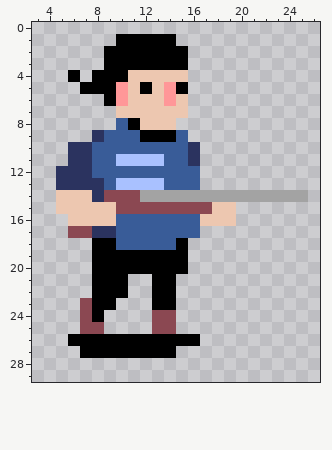
Pixel-art sprite, stored at game/src/asset/image/sentinel/sentinel1Idle1.png. The first picture shows the starting point.
The file is 32x32 pixels. Shown: x 3..26, y 0..29.
Now the later version:
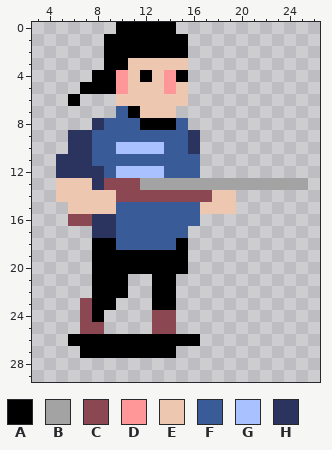
Palette (. is transparent): A #000000  B #a3a3a3  C #8b4852  D #ff9798  E #edc7b0  F #395c98  G #a9c1ff  H #2b335f
What changed:
The author put colour A in row 0 at x 10 to 14; in row 1 at x 9 and 15; in row 6 at x 6.
Colour E becomes colour A in row 4 at x 12 and 15; in row 7 at x 11; in row 8 at x 12 to 14.
The author put colour B in row 13 at x 17 to 25.
Colour F becomes colour B in row 13 at x 14 to 16.
Colour G becomes colour B in row 13 at x 12 to 13.
Colour B becomes colour C in row 14 at x 12 to 17.
Colour E becomes colour C in row 16 at x 6 to 7.
Colour F becomes colour C in row 13 at x 9.
Colour G becomes colour C in row 13 at x 10 to 11.
Colour A becomes colour D in row 4 at x 10.
Colour E becomes colour D in row 4 at x 14.
Colour A becomes colour E in row 3 at x 11 to 15; in row 5 at x 12 and 15.
Colour B becomes colour E in row 14 at x 18 to 19.
Colour C becomes colour E in row 14 at x 9; in row 15 at x 17.
Colour D becomes colour E in row 6 at x 10 and 14.
Colour H becomes colour E in row 13 at x 5 to 7; in row 14 at x 8.
The author put colour F in row 8 at x 9 and 15.
Colour A becomes colour F in row 8 at x 11; in row 9 at x 12 to 14.
Colour C becomes colour F in row 15 at x 10 to 16.
Colour E becomes colour F in row 7 at x 10.
Colour G becomes colour F in row 11 at x 10 to 13.
Colour H becomes colour F in row 9 at x 8; in row 11 at x 16.
Colour F becomes colour G in row 10 at x 10 to 13; in row 12 at x 10 to 13.
The author put colour H in row 8 at x 8; in row 9 at x 6 to 7 and 16; in row 11 at x 5.
Colour E becomes colour H in row 16 at x 8 to 9.
Colour F becomes colour H in row 12 at x 8.
The author cleared colour A in row 4 at x 6; in row 6 at x 9.
The author cleared colour B in row 14 at x 20 to 25.
The author cleared colour C in row 17 at x 6 to 7.
The author cleared colour E in row 7 at x 15; in row 15 at x 5; in row 16 at x 17 to 19.
The author cleared colour F in row 17 at x 16.
Pixel boxes of the changes (left, top, right, bottom) in both pictures:
changed: (56, 22, 308, 238)
